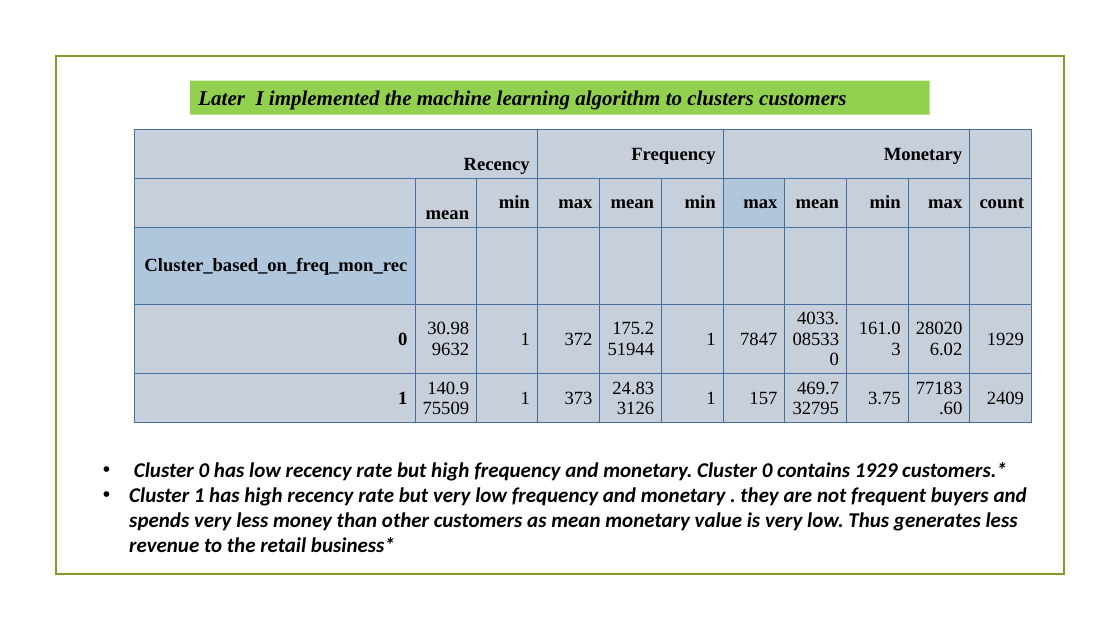
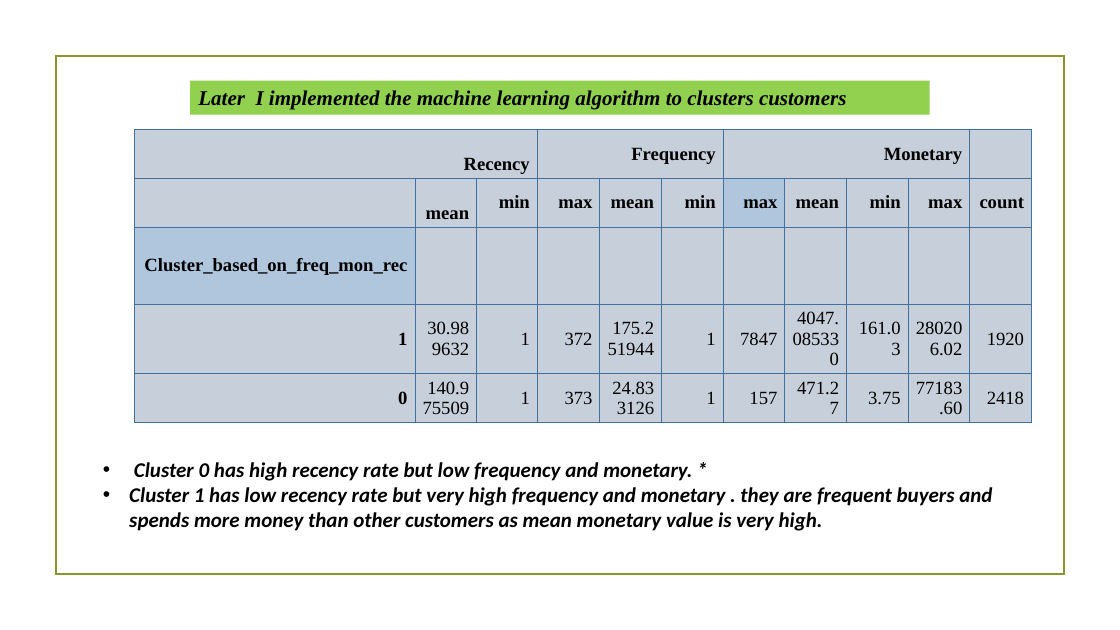
Before and after one commit to Vibha-Kumari/Online-Retail-Customer-Segmentation, a slide deck: slide 12 of Capstone Project-4 - real.pptx. Drawn at 1120x630 pixels with LibreOffice and Linux fonts; fonts in the diff are those of the drawing; background and template pictures are left out. Boxes give left, top, right and bottom in pixels: in the first picture for what was removed or moved away, otherwise in the second. Text is boxed around its words. In the diff, an @@ line names an element or a change of style, - is before the commit and + after.

```diff
--- a/Capstone Project-4 - real.pptx
+++ b/Capstone Project-4 - real.pptx
@@ table at (134, 129, 1029, 438) @@
-row 4: 0 | 30.989632 | 1 | 372 | 175.251944 | 1 | 7847 | 4033.085330 | 161.03 | 280206.02 | 1929
+row 4: 1 | 30.989632 | 1 | 372 | 175.251944 | 1 | 7847 | 4047.085330 | 161.03 | 280206.02 | 1920
-row 5: 1 | 140.975509 | 1 | 373 | 24.833126 | 1 | 157 | 469.732795 | 3.75 | 77183.60 | 2409
+row 5: 0 | 140.975509 | 1 | 373 | 24.833126 | 1 | 157 | 471.27 | 3.75 | 77183.60 | 2418
@@ text at (129, 462, 992, 531): text changed @@
-• Cluster 0 has low recency rate but high frequency and monetary. Cluster 0 contains 1929 customers.*
-• Cluster 1 has high recency rate but very low frequency and monetary . they are not frequent buyers and spends very less money than other customers as mean monetary value is very low. Thus generates less revenue to the retail business*
+• Cluster 0 has high recency rate but low frequency and monetary. *
+• Cluster 1 has low recency rate but very high frequency and monetary . they are frequent buyers and spends more money than other customers as mean monetary value is very high.
```
Also in this commit, not shown: 1 other slide changed, 1 other file.
